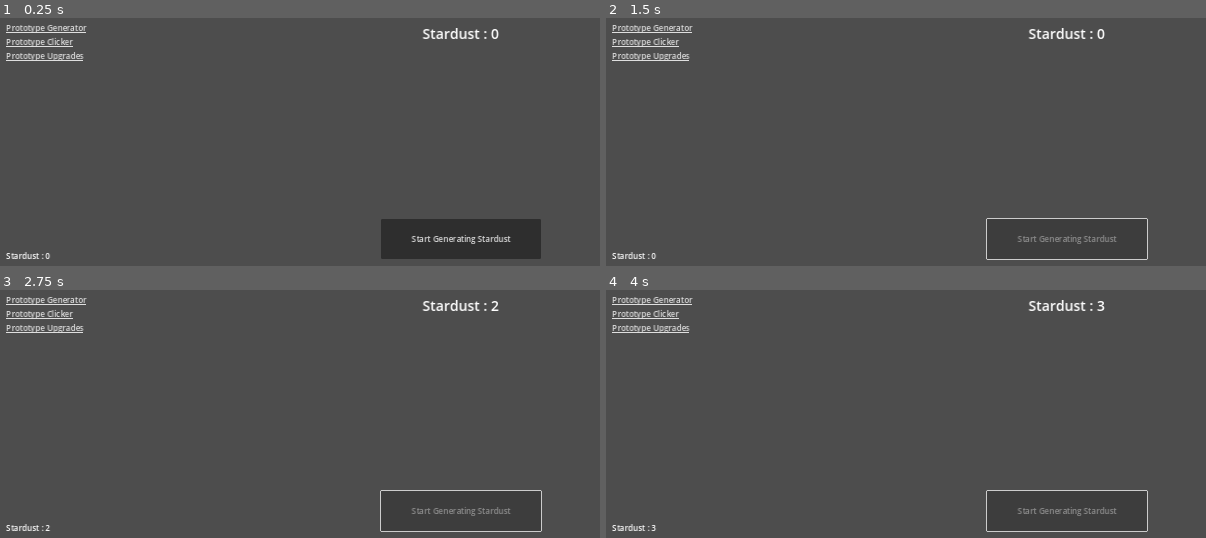
Above: before the commit, frames 1-4 (two rows, left to right).
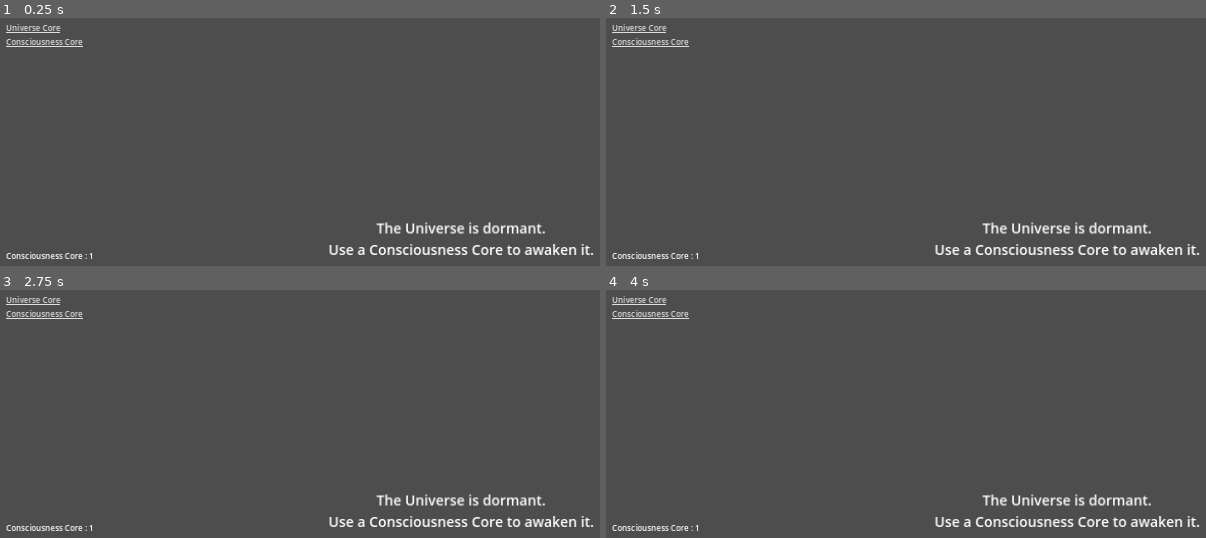
Above: after the commit, the same moments.

Repository: ZibelineDev/project_stardust_yt
Game: Godot game, scene res://scenes/game/game.tscn
Same seed, same stepped clock (60 frames per second), same inputs: the game is played once before the commit and once after it.
Inputs (mouse positions are in pixels of both pictures, inside the frame that each line leads up to):
- Up to frame 1 (0.25 s): no input
- Up to frame 2 (1.5 s): click (1068, 238) at 0.5 s, where only the run before the commit has a clickable "Start Generating Stardust"; tap Enter at 1.25 s
- Up to frame 3 (2.75 s): tap Space at 2 s
- Up to frame 4 (4 s): tap Enter at 2.75 s; tap Space at 3.5 s

The runs differ from the first frame. In frame 1, 5.7% of the frame differs, in the area x 1-99%, y 2-98%; in frame 2, 3.3%; in frame 3, 3.3%; in frame 4, 3.3%.

Commit message:
🫕 Cooking stuff

Diff:
--- a/scenes/game/game.gd
+++ b/scenes/game/game.gd
@@ -4,7 +4,6 @@
 
 ## Singleton reference.
 static var ref : Game
-
 
 ## Singleton check.
 func _singleton_check() -> void:
@@ -14,6 +13,8 @@
 
 	queue_free()
 
+## Packed Scene : User Interface.
+@export var scene_user_interface : PackedScene
 
 ## Contains the data to save and load.
 var data : Data
@@ -26,6 +27,12 @@
 	SaveSystem.load_data()
 
 
+## Instantiates User Interface.
+func _ready() -> void:
+	var child : UserInterface = scene_user_interface.instantiate() as UserInterface
+	add_child(child)
+
+
 ## Triggered when the save timer completes a loop. Save the game.
 func _on_save_timer_timeout() -> void:
 	SaveSystem.save_data()
--- a/scenes/game/game.tscn
+++ b/scenes/game/game.tscn
@@ -1,11 +1,14 @@
-[gd_scene load_steps=4 format=3 uid="uid://clfmkhvxqmbce"]
+[gd_scene load_steps=6 format=3 uid="uid://clfmkhvxqmbce"]
 
 [ext_resource type="Script" path="res://scenes/game/game.gd" id="1_ns8dq"]
 [ext_resource type="PackedScene" uid="uid://cjymagdl32vwk" path="res://scenes/user_interface/user_interface.tscn" id="2_2yt11"]
 [ext_resource type="Script" path="res://scripts/handlers/handler_stardust.gd" id="2_6k8n8"]
+[ext_resource type="Script" path="res://scripts/handlers/handler_cc_upgrades.gd" id="3_qltc0"]
+[ext_resource type="Script" path="res://scripts/handlers/handler_consciousness_core.gd" id="4_b3pd2"]
 
 [node name="Game" type="Node"]
 script = ExtResource("1_ns8dq")
+scene_user_interface = ExtResource("2_2yt11")
 
 [node name="Handlers" type="Node" parent="."]
 
@@ -16,6 +19,10 @@
 wait_time = 5.0
 autostart = true
 
-[node name="UserInterface" parent="." instance=ExtResource("2_2yt11")]
+[node name="CCUpgrades" type="Node" parent="Handlers"]
+script = ExtResource("3_qltc0")
 
 [connection signal="timeout" from="SaveTimer" to="." method="_on_save_timer_timeout"]
+
+[node name="ConsciousnessCore" type="Node" parent="Handlers"]
+script = ExtResource("4_b3pd2")
--- a/scenes/prototypes/generator/prototype_generator.gd
+++ b/scenes/prototypes/generator/prototype_generator.gd
@@ -12,7 +12,7 @@
 ## Initizalize the label.
 func _ready() -> void:
 	super()
-	visible = true
+	visible = false
 
 
 ## Creates stardust and store it.
--- /dev/null
+++ b/scenes/user_interface/label_consciousness_core.gd
@@ -0,0 +1,13 @@
+class_name LabelConsciousnessCore
+extends Label
+## Displays the amount of Consciousness Core available.
+
+
+func _ready() -> void:
+	update_text()
+	HandlerConsciousnessCore.ref.consciousness_core_created.connect(update_text)
+	HandlerConsciousnessCore.ref.consciousness_core_consumed.connect(update_text)
+
+
+func update_text(_quantity : int = -1) -> void:
+	text = "Consciousness Core : %s" %Game.ref.data.consciousness_core
--- a/scenes/user_interface/user_interface.gd
+++ b/scenes/user_interface/user_interface.gd
@@ -8,6 +8,8 @@
 	PROTOTYPE_GENERATOR,
 	PROTOTYPE_CLICKER,
 	PROTOTYPE_UPGRADES,
+	UNIVERSE_CORE,
+	CONSCIOUSNESS_CORE,
 }
 
 ## Emitted when something requested navigation. Includes the view target.
@@ -27,3 +29,13 @@
 ## Triggered when the prototype upgrades link is clicked.
 func _on_prototype_upgrades_link_pressed() -> void:
 	navigation_requested.emit(Views.PROTOTYPE_UPGRADES)
+
+
+## Triggered when the Universe Core link is clicked.
+func _on_universe_core_link_pressed() -> void:
+	navigation_requested.emit(Views.UNIVERSE_CORE)
+
+
+## Triggered when the Consciousness Core link is clicked.
+func _on_consciousness_core_link_pressed() -> void:
+	navigation_requested.emit(Views.CONSCIOUSNESS_CORE)
--- a/scenes/user_interface/user_interface.tscn
+++ b/scenes/user_interface/user_interface.tscn
@@ -1,9 +1,12 @@
-[gd_scene load_steps=6 format=3 uid="uid://cjymagdl32vwk"]
+[gd_scene load_steps=9 format=3 uid="uid://cjymagdl32vwk"]
 
 [ext_resource type="Script" path="res://scenes/user_interface/user_interface.gd" id="1_ls8lu"]
 [ext_resource type="PackedScene" uid="uid://d0l2xk3s1uftw" path="res://scenes/prototypes/generator/prototype_generator.tscn" id="1_vmtxp"]
+[ext_resource type="Script" path="res://scenes/user_interface/label_consciousness_core.gd" id="2_wuudq"]
 [ext_resource type="Script" path="res://scenes/user_interface/stardust_label.gd" id="2_yotpx"]
+[ext_resource type="PackedScene" uid="uid://ct06ygej4u65j" path="res://scenes/views/universe_core/universe_core.tscn" id="3_skxbt"]
 [ext_resource type="PackedScene" uid="uid://dj748bsni0nws" path="res://scenes/prototypes/clicker/prototype_clicker.tscn" id="3_tufrj"]
+[ext_resource type="PackedScene" uid="uid://dvp5qob52sak7" path="res://scenes/views/consciousness_core/consciousness_core.tscn" id="4_3fb7g"]
 [ext_resource type="PackedScene" uid="uid://my3lnkp5orop" path="res://scenes/prototypes/upgrades/prototype_upgrades.tscn" id="5_3qyw8"]
 
 [node name="UserInterface" type="Control"]
@@ -55,16 +58,27 @@
 layout_mode = 2
 
 [node name="PrototypeGeneratorLink" type="LinkButton" parent="HBoxContainer/LeftPanel/VBoxContainer/Navigator/MarginContainer/VBoxContainer"]
+visible = false
 layout_mode = 2
 text = "Prototype Generator"
 
 [node name="PrototypeClickerLink" type="LinkButton" parent="HBoxContainer/LeftPanel/VBoxContainer/Navigator/MarginContainer/VBoxContainer"]
+visible = false
 layout_mode = 2
 text = "Prototype Clicker"
 
 [node name="PrototypeUpgradesLink" type="LinkButton" parent="HBoxContainer/LeftPanel/VBoxContainer/Navigator/MarginContainer/VBoxContainer"]
+visible = false
 layout_mode = 2
 text = "Prototype Upgrades"
+
+[node name="UniverseCoreLink" type="LinkButton" parent="HBoxContainer/LeftPanel/VBoxContainer/Navigator/MarginContainer/VBoxContainer"]
+layout_mode = 2
+text = "Universe Core"
+
+[node name="ConsciousnessCoreLink" type="LinkButton" parent="HBoxContainer/LeftPanel/VBoxContainer/Navigator/MarginContainer/VBoxContainer"]
+layout_mode = 2
+text = "Consciousness Core"
 
 [node name="MarginContainer" type="MarginContainer" parent="HBoxContainer/LeftPanel/VBoxContainer"]
 layout_mode = 2
@@ -93,7 +107,12 @@
 [node name="VBoxContainer" type="VBoxContainer" parent="HBoxContainer/LeftPanel/VBoxContainer/Resources/MarginContainer"]
 layout_mode = 2
 
+[node name="ConsciousnessCore" type="Label" parent="HBoxContainer/LeftPanel/VBoxContainer/Resources/MarginContainer/VBoxContainer"]
+layout_mode = 2
+script = ExtResource("2_wuudq")
+
 [node name="StardustLabel" type="Label" parent="HBoxContainer/LeftPanel/VBoxContainer/Resources/MarginContainer/VBoxContainer"]
+visible = false
 layout_mode = 2
 text = "Stardust : 15"
 script = ExtResource("2_yotpx")
@@ -110,7 +129,19 @@
 layout_mode = 2
 size_flags_horizontal = 3
 
+[node name="UniverseCore" parent="HBoxContainer/MainView" node_paths=PackedStringArray("user_interface") instance=ExtResource("3_skxbt")]
+layout_mode = 1
+user_interface = NodePath("../../..")
+view = 3
+
+[node name="ConsciousnessCore" parent="HBoxContainer/MainView" node_paths=PackedStringArray("user_interface") instance=ExtResource("4_3fb7g")]
+visible = false
+layout_mode = 1
+user_interface = NodePath("../../..")
+view = 4
+
 [node name="PrototypeGenerator" parent="HBoxContainer/MainView" node_paths=PackedStringArray("user_interface") instance=ExtResource("1_vmtxp")]
+visible = false
 layout_mode = 1
 user_interface = NodePath("../../..")
 
@@ -129,3 +160,5 @@
 [connection signal="pressed" from="HBoxContainer/LeftPanel/VBoxContainer/Navigator/MarginContainer/VBoxContainer/PrototypeGeneratorLink" to="." method="_on_prototype_generator_link_pressed"]
 [connection signal="pressed" from="HBoxContainer/LeftPanel/VBoxContainer/Navigator/MarginContainer/VBoxContainer/PrototypeClickerLink" to="." method="_on_prototype_clicker_link_pressed"]
 [connection signal="pressed" from="HBoxContainer/LeftPanel/VBoxContainer/Navigator/MarginContainer/VBoxContainer/PrototypeUpgradesLink" to="." method="_on_prototype_upgrades_link_pressed"]
+[connection signal="pressed" from="HBoxContainer/LeftPanel/VBoxContainer/Navigator/MarginContainer/VBoxContainer/UniverseCoreLink" to="." method="_on_universe_core_link_pressed"]
+[connection signal="pressed" from="HBoxContainer/LeftPanel/VBoxContainer/Navigator/MarginContainer/VBoxContainer/ConsciousnessCoreLink" to="." method="_on_consciousness_core_link_pressed"]
--- /dev/null
+++ b/scenes/views/consciousness_core/consciousness_core.gd
@@ -0,0 +1,40 @@
+class_name ViewConsciousnessCore
+extends View
+
+## Ref to Intro View.
+@export var intro_view : Control
+## Ref to Main View.
+@export var main_view : Control
+
+## Initialize visibility & inherited behaviour.
+func _ready() -> void:
+	super()
+	visible = false
+	load_data()
+
+
+## Triggered when the awaken universe button is clicked.
+func _on_awaken_universe_button_pressed() -> void:
+	HandlerCCUpgrades.ref.ccu_01_awaken_universe.level_up()
+
+
+func load_data() -> void:
+	if not Game.ref.data.upgrades.ccu_01_awaken_universe:
+		intro_view.visible = true
+		main_view.visible = false
+		watch_for_intro_completion()
+
+
+func watch_for_intro_completion() -> void:
+	HandlerCCUpgrades.ref.upgrade_leveled_up.connect(_on_upgrade_level_up)
+
+
+func _on_upgrade_level_up(upgrade : Upgrade) -> void:
+	if upgrade == HandlerCCUpgrades.ref.ccu_01_awaken_universe:
+		complete_intro()
+
+
+func complete_intro() -> void:
+	HandlerCCUpgrades.ref.upgrade_leveled_up.disconnect(_on_upgrade_level_up)
+	main_view.visible = true
+	intro_view.visible = false
--- /dev/null
+++ b/scenes/views/consciousness_core/consciousness_core.tscn
@@ -0,0 +1,66 @@
+[gd_scene load_steps=2 format=3 uid="uid://dvp5qob52sak7"]
+
+[ext_resource type="Script" path="res://scenes/views/consciousness_core/consciousness_core.gd" id="1_rv3y0"]
+
+[node name="ConsciousnessCore" type="Control" node_paths=PackedStringArray("intro_view", "main_view")]
+layout_mode = 3
+anchors_preset = 15
+anchor_right = 1.0
+anchor_bottom = 1.0
+grow_horizontal = 2
+grow_vertical = 2
+script = ExtResource("1_rv3y0")
+intro_view = NodePath("IntroView")
+main_view = NodePath("MainView")
+
+[node name="IntroView" type="Control" parent="."]
+layout_mode = 1
+anchors_preset = 15
+anchor_right = 1.0
+anchor_bottom = 1.0
+grow_horizontal = 2
+grow_vertical = 2
+
+[node name="AwakenUniverseButton" type="Button" parent="IntroView"]
+custom_minimum_size = Vector2(320, 80)
+layout_mode = 1
+anchors_preset = 8
+anchor_left = 0.5
+anchor_top = 0.5
+anchor_right = 0.5
+anchor_bottom = 0.5
+offset_left = -4.0
+offset_top = -4.0
+offset_right = 4.0
+offset_bottom = 4.0
+grow_horizontal = 2
+grow_vertical = 2
+text = "Awaken the Universe
+Costs : 1 Conciousness Core"
+
+[node name="MainView" type="Control" parent="."]
+visible = false
+layout_mode = 1
+anchors_preset = 15
+anchor_right = 1.0
+anchor_bottom = 1.0
+grow_horizontal = 2
+grow_vertical = 2
+
+[node name="Label" type="Label" parent="MainView"]
+layout_mode = 1
+anchors_preset = 8
+anchor_left = 0.5
+anchor_top = 0.5
+anchor_right = 0.5
+anchor_bottom = 0.5
+offset_left = -179.0
+offset_top = -19.5
+offset_right = 179.0
+offset_bottom = 19.5
+grow_horizontal = 2
+grow_vertical = 2
+theme_type_variation = &"HeaderLarge"
+text = "The Universe is Waking Up"
+
+[connection signal="pressed" from="IntroView/AwakenUniverseButton" to="." method="_on_awaken_universe_button_pressed"]
--- /dev/null
+++ b/scenes/views/universe_core/universe_core.gd
@@ -0,0 +1,8 @@
+class_name ViewUniverseCore
+extends View
+## Main view of the game displaying important informations about the Universe.
+
+
+func _ready() -> void:
+	super()
+	visible = true
--- /dev/null
+++ b/scenes/views/universe_core/universe_core.tscn
@@ -0,0 +1,44 @@
+[gd_scene load_steps=2 format=3 uid="uid://ct06ygej4u65j"]
+
+[ext_resource type="Script" path="res://scenes/views/universe_core/universe_core.gd" id="1_lbttq"]
+
+[node name="UniverseCore" type="Control"]
+layout_mode = 3
+anchors_preset = 15
+anchor_right = 1.0
+anchor_bottom = 1.0
+grow_horizontal = 2
+grow_vertical = 2
+script = ExtResource("1_lbttq")
+
+[node name="Dormant" type="Control" parent="."]
+layout_mode = 1
+anchors_preset = 15
+anchor_right = 1.0
+anchor_bottom = 1.0
+grow_horizontal = 2
+grow_vertical = 2
+
+[node name="Label" type="Label" parent="Dormant"]
+layout_mode = 1
+anchors_preset = 8
+anchor_left = 0.5
+anchor_top = 0.5
+anchor_right = 0.5
+anchor_bottom = 0.5
+offset_left = -0.5
+offset_top = -11.5
+offset_right = 0.5
+offset_bottom = 11.5
+grow_horizontal = 2
+grow_vertical = 2
+theme_type_variation = &"HeaderLarge"
+text = "The Universe is dormant.
+Use a Consciousness Core to awaken it."
+horizontal_alignment = 1
+vertical_alignment = 1
+
+[node name="Active" type="Control" parent="."]
+anchors_preset = 0
+offset_right = 40.0
+offset_bottom = 40.0
--- a/scripts/data/data.gd
+++ b/scripts/data/data.gd
@@ -5,5 +5,13 @@
 
 ## Current amount of stardust available.
 @export var stardust : int = 0
+
+## Current amount of Consciousness Cores.
+@export var consciousness_core : int = 1
+## Current of spent Consciousness Cores.
+@export var spent_consciousness_core : int = 0
+
+## Contains Upgrades related Data.
+@export var upgrades : DataUpgrades = DataUpgrades.new()
 ## Upgrade 01 Clicker Upgrade Level.
 @export var up_01_level : int = 0
--- /dev/null
+++ b/scripts/data/upgrades.gd
@@ -0,0 +1,6 @@
+class_name DataUpgrades
+extends Resource
+## Contains Upgrades related Data.
+
+## Whether or not the Universe is Awakened.
+@export var ccu_01_awaken_universe : bool = false
--- /dev/null
+++ b/scripts/handlers/handler_cc_upgrades.gd
@@ -0,0 +1,20 @@
+class_name HandlerCCUpgrades
+extends Node
+
+## Singleton Ref
+static var ref : HandlerCCUpgrades
+
+## Singleton Check.
+func _enter_tree() -> void:
+	if not ref:
+		ref = self
+		return
+
+	queue_free()
+
+
+## Emitted when an upgrades levels up.
+signal upgrade_leveled_up(upgrade : Upgrade)
+
+## Ref to ccu_01_awaken_universe.
+@onready var ccu_01_awaken_universe : Upgrade = CCU01AwakenUniverse.new()
--- /dev/null
+++ b/scripts/handlers/handler_consciousness_core.gd
@@ -0,0 +1,43 @@
+class_name HandlerConsciousnessCore
+extends Node
+## Consciousness Core Handler.
+
+## Singleton Ref.
+static var ref : HandlerConsciousnessCore
+
+## Singleton Check.
+func _enter_tree() -> void:
+	if not ref:
+		ref = self
+		return
+
+	queue_free()
+
+
+## Emitted when Consciousness Cores are created.
+signal consciousness_core_created(quantity : int)
+## Emitted when Consciousness Cores are consumed.
+signal consciousness_core_consumed(quantity : int)
+
+
+## Method to use to get the current amount of Consciousness Cores available.
+func consciousness_core() -> int:
+	return Game.ref.data.consciousness_core
+
+
+## Method to use in order to create Consciousness Cores.
+func create_consciousness_core(quantity : int) -> void:
+	Game.ref.data.consciousness_core += quantity
+	consciousness_core_created.emit(quantity)
+
+
+## Method to use in order to consume Consciousness Cores.
+func consume_consciousness_core(quantity : int) -> Error:
+	if quantity > Game.ref.data.consciousness_core:
+		return Error.FAILED
+
+	Game.ref.data.consciousness_core -= quantity
+	Game.ref.data.spent_consciousness_core += quantity
+	consciousness_core_consumed.emit(quantity)
+
+	return Error.OK
--- /dev/null
+++ b/scripts/upgrades/ccupgrades/ccu_01_awaken_universe.gd
@@ -0,0 +1,35 @@
+class_name CCU01AwakenUniverse
+extends Upgrade
+## Awaken the Universe to begin creating Stardust.
+
+func _init() -> void:
+	level = Game.ref.data.upgrades.ccu_01_awaken_universe
+	base_cost = 1
+	calculate_cost()
+
+
+func calculate_cost() -> void:
+	cost = base_cost
+
+
+func can_afford() -> bool:
+	if HandlerConsciousnessCore.ref.consciousness_core() >= cost:
+		return true
+
+	return false
+
+
+func level_up() -> void:
+	if level:
+		return
+
+	var error : Error = HandlerConsciousnessCore.ref.consume_consciousness_core(cost)
+
+	if error:
+		return
+
+	level += 1
+	Game.ref.data.upgrades.ccu_01_awaken_universe = true
+
+	leveled_up.emit()
+	HandlerCCUpgrades.ref.upgrade_leveled_up.emit(self)
